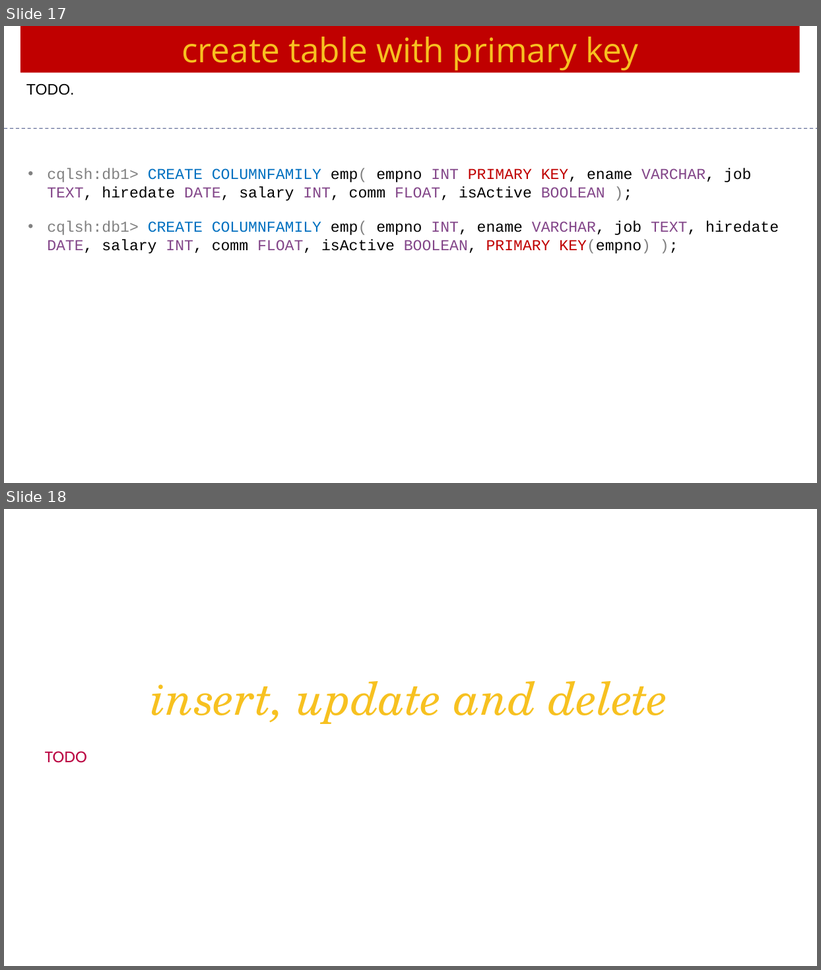
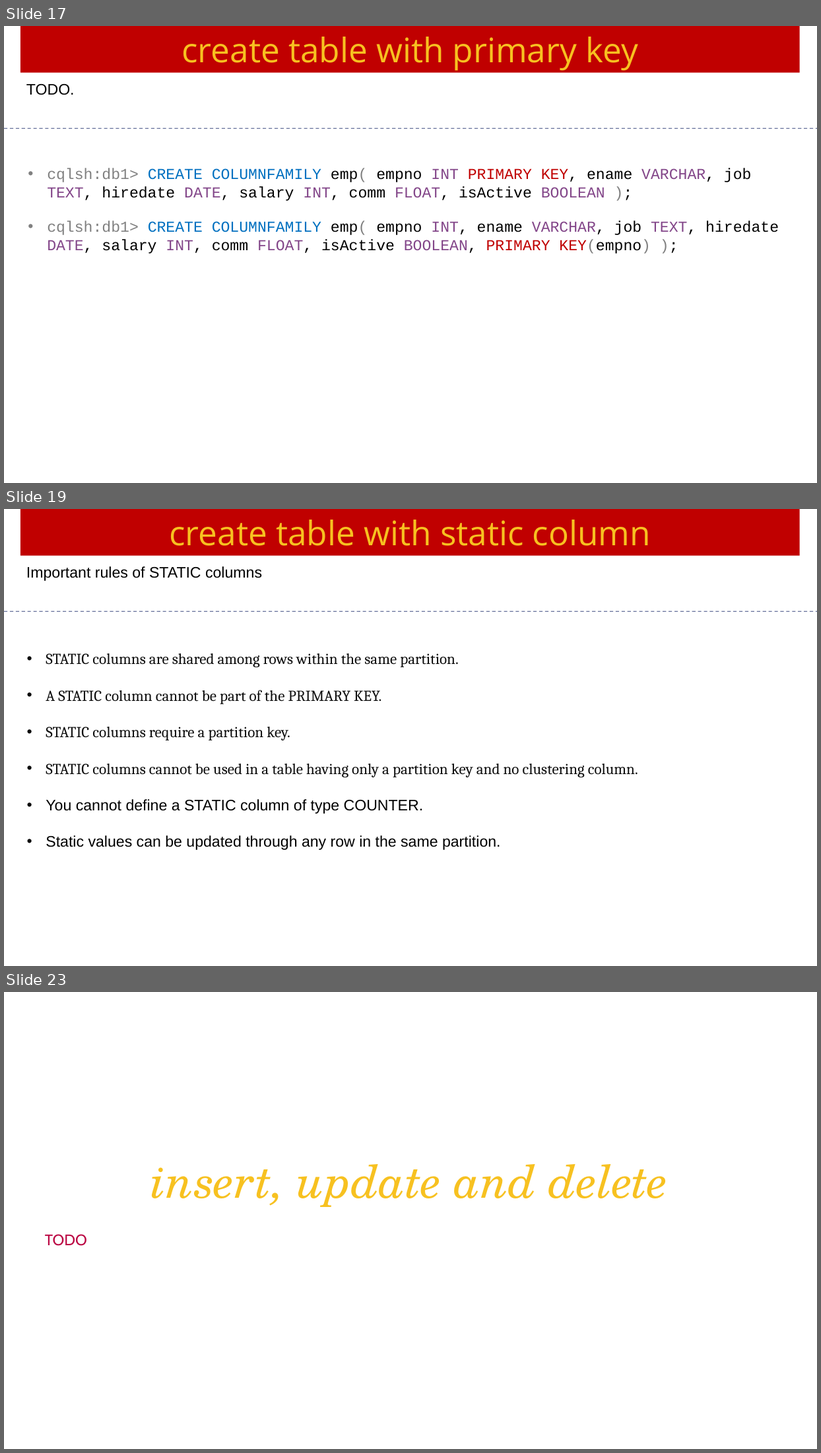
Before and after one commit to Saleel-Bagde/PPT-s, a slide deck: Cassandra Ver3.pptx. Shown one above the other, each under a label of ours: slides 17 and 18 before the commit, slides 17, 19 and 23 after it; the slides between them are not shown. The pictures are 821x970 and 821x1453 pixels, drawn with LibreOffice and Linux fonts; fonts in the diff are those of the drawing. Boxes give left, top, right and bottom in pixels: in the first picture for what was removed or moved away, otherwise in the second. Text is boxed around its words. In the diff, an @@ line names an element or a change of style, - is before the commit and + after.

```diff
--- a/Cassandra Ver3.pptx
+++ b/Cassandra Ver3.pptx
@@ slide 19 added at box(4, 509, 817, 966), background #FFFFFF @@
@@ rectangle added at box(20, 509, 800, 555), fill #C00000, 40 pt, text #F7C120 @@
+create table with static column
@@ text added at box(26, 566, 262, 581), 18 pt, text #000000 @@
+Important rules of STATIC columns
@@ line added from (4, 611) to (817, 611), #6E78A0 0.99 pt dashed @@
@@ text added at box(46, 654, 638, 850), 18 pt, text #0D0D0D @@
+• STATIC columns are shared among rows within the same partition.
+• A STATIC column cannot be part of the PRIMARY KEY.
+• STATIC columns require a partition key.
+• STATIC columns cannot be used in a table having only a partition key and no clustering column.
+• You cannot define a STATIC column of type COUNTER.
+• Static values can be updated through any row in the same partition.
@@ what was slide 18 is now slide 23 @@
```
Also in this commit, not shown: 2 slides changed, 3 other slides added, 1 slide removed.
